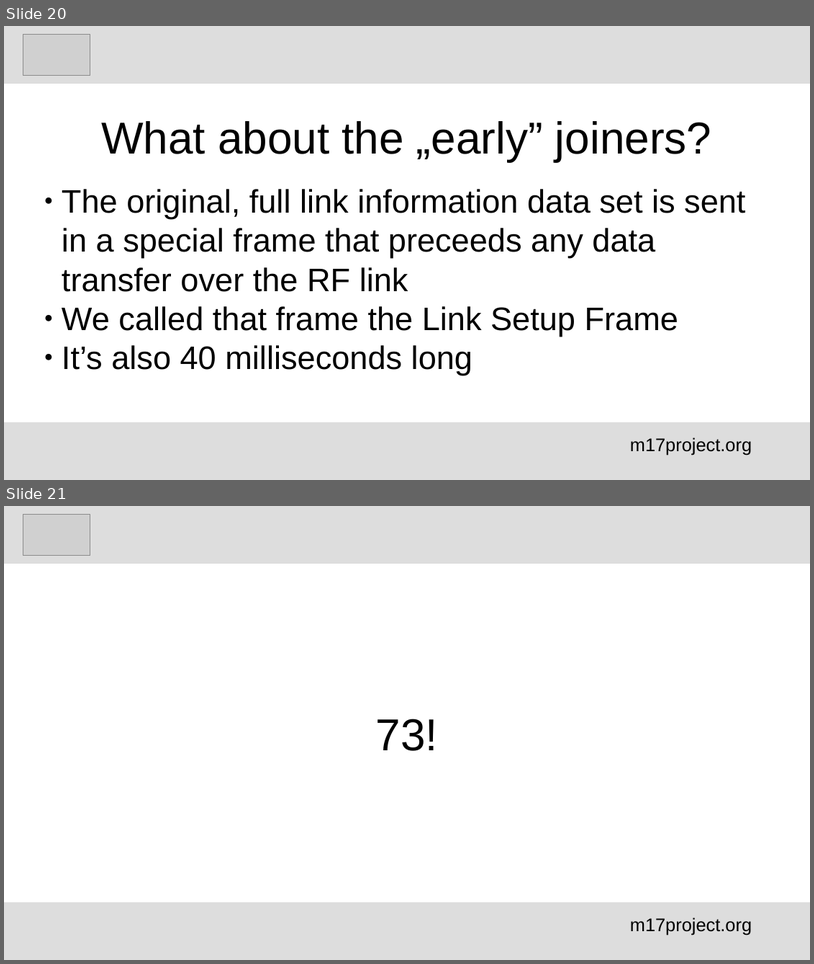
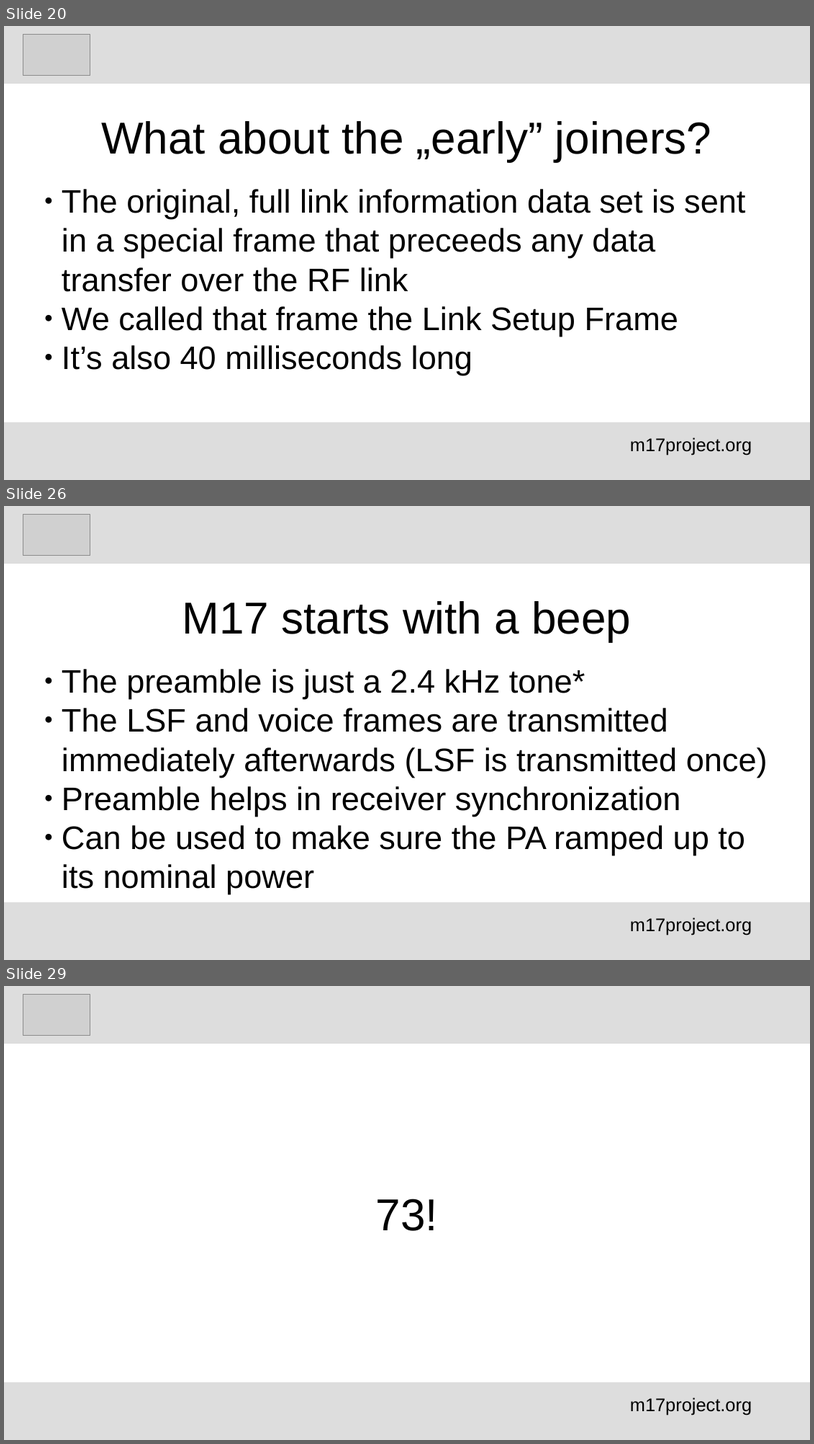
Before and after one commit to M17-Project/M17_education, a slide deck: English/M17_voice_encoding_en.odp. Shown one above the other, each under a label of ours: slides 20 and 21 before the commit, slides 20, 26 and 29 after it; the slides between them are not shown. The pictures are 814x964 and 814x1444 pixels, drawn with LibreOffice and Linux fonts; fonts in the diff are those of the drawing; grey boxes stand for pictures. Boxes give left, top, right and bottom in pixels: in the first picture for what was removed or moved away, otherwise in the second. Text is boxed around its words. In the diff, an @@ line names an element or a change of style, - is before the commit and + after.

```diff
--- a/English/M17_voice_encoding_en.odp
+++ b/English/M17_voice_encoding_en.odp
@@ slide 26 added at <box>4,506,810,960</box>, background #FFFFFF @@
@@ rectangle added at <box>4,506,810,564</box>, fill #DDDDDD @@
@@ picture added at <box>23,514,90,556</box> @@
@@ title added at <box>182,601,631,641</box>, 44 pt, text #000000 @@
+M17 starts with a beep
@@ subtitle added at <box>62,669,768,894</box>, 32 pt, text #000000 @@
+● The preamble is just a 2.4 kHz tone*
+● The LSF and voice frames are transmitted immediately afterwards (LSF is transmitted once)
+● Preamble helps in receiver synchronization
+● Can be used to make sure the PA ramped up to its nominal power
@@ rectangle added at <box>4,902,810,960</box>, fill #DDDDDD @@
@@ text added at <box>630,917,752,934</box>, 18 pt, text #000000 @@
+m17project.org
@@ what was slide 21 is now slide 29 @@
```
Also in this commit, not shown: 1 slide changed, 7 other slides added.
